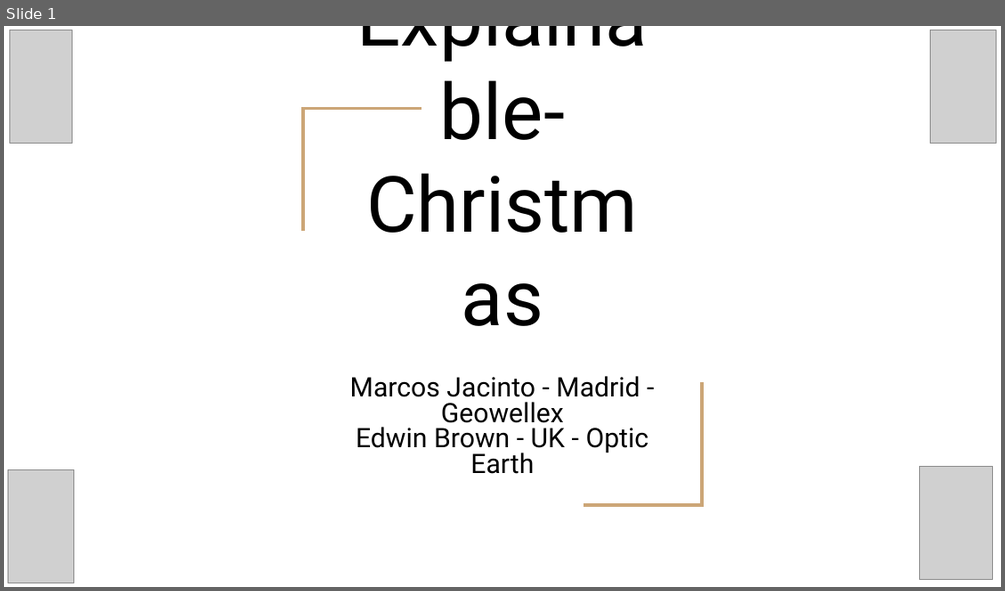
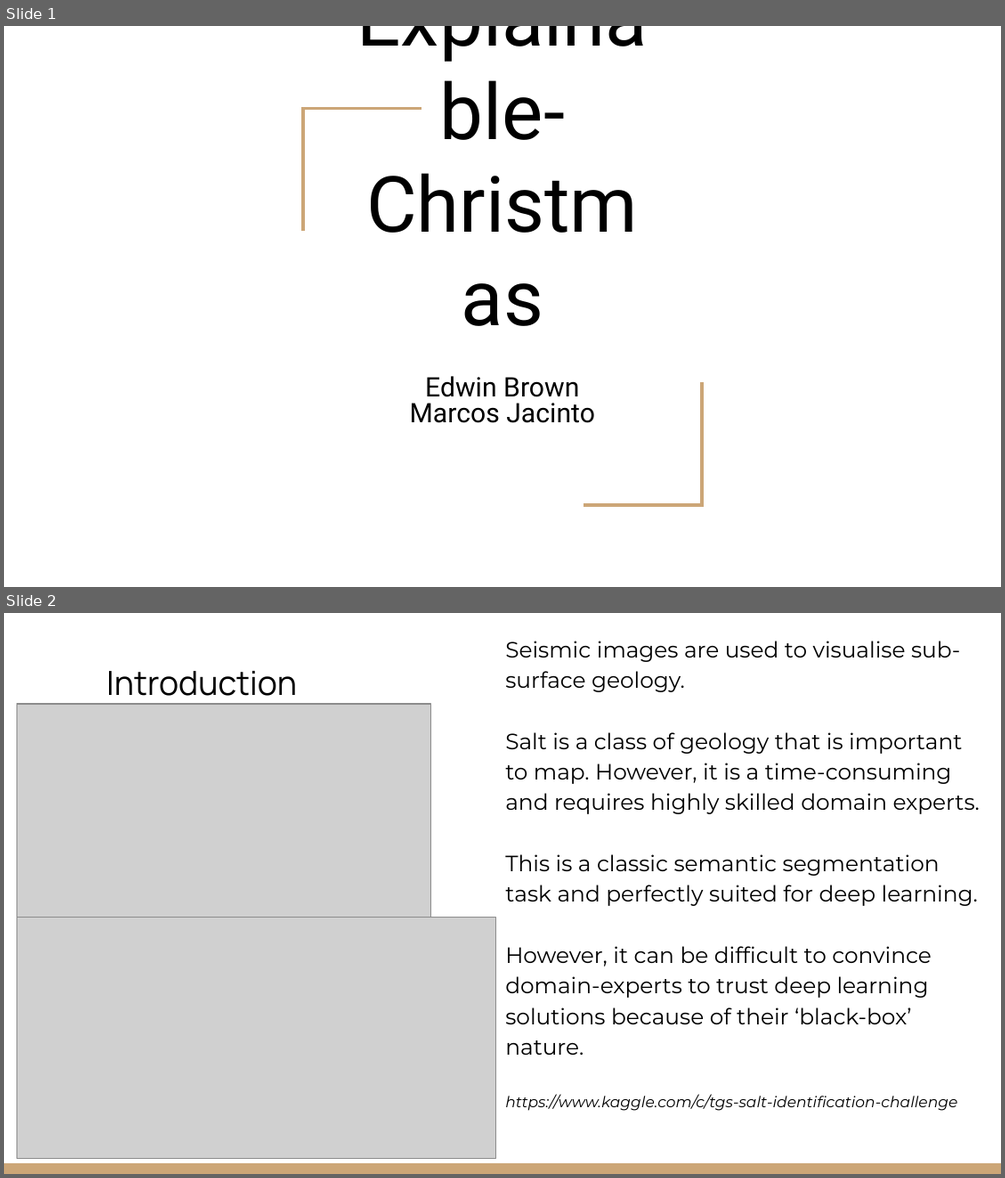
Before and after one commit to EdwinB12/Explainable-Christmas, a slide deck: Presentations/EAGE_Hackathon_2022_Explainable_Christmas.pptx. Shown one above the other, each under a label of ours: slide 1 before the commit, slides 1 and 2 after it. The pictures are 1005x591 and 1005x1178 pixels, drawn with LibreOffice and Linux fonts; fonts in the diff are those of the drawing; grey boxes stand for pictures. Boxes give left, top, right and bottom in pixels: in the first picture for what was removed or moved away, otherwise in the second. Text is boxed around its words. In the diff, an @@ line names an element or a change of style, - is before the commit and + after.

```diff
--- a/Presentations/EAGE_Hackathon_2022_Explainable_Christmas.pptx
+++ b/Presentations/EAGE_Hackathon_2022_Explainable_Christmas.pptx
@@ slide 2 added at (4, 613, 1001, 1174), background #FFFFFF @@
@@ text added at (505, 641, 979, 1111), 16 pt, text #000000 @@
+Seismic images are used to visualise sub-surface geology.
+Salt is a class of geology that is important to map. However, it is a time-consuming and requires highly skilled domain experts.
+This is a classic semantic segmentation task and perfectly suited for deep learning.
+However, it can be difficult to convince domain-experts to trust deep learning solutions because of their ‘black-box’ nature.
+https://www.kaggle.com/c/tgs-salt-identification-challenge
@@ title added at (106, 671, 297, 705), 24 pt, text #000000 @@
+Introduction
@@ picture added at (17, 704, 430, 925) @@
@@ picture added at (17, 917, 495, 1159) @@
@@ rectangle added at (4, 1163, 1001, 1174), fill #CCA677 @@
@@ slide 1 changed as well @@
@@ picture removed at (10, 30, 72, 143) @@
@@ picture removed at (930, 30, 995, 143) @@
@@ subtitle at (410, 376, 595, 423): text changed @@
-Marcos Jacinto - Madrid - Geowellex
-Edwin Brown - UK - Optic Earth
+Edwin Brown
+Marcos Jacinto
@@ picture removed at (8, 469, 73, 582) @@
@@ picture removed at (919, 467, 993, 580) @@
```
Also in this commit, not shown: 9 other slides changed, 8 other slides added, 2 slides removed, 8 other files.
